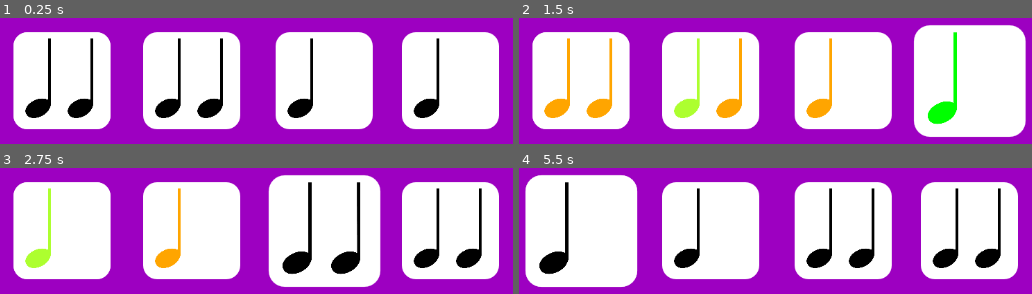
Above: before the commit, frames 1-4 (two rows, left to right).
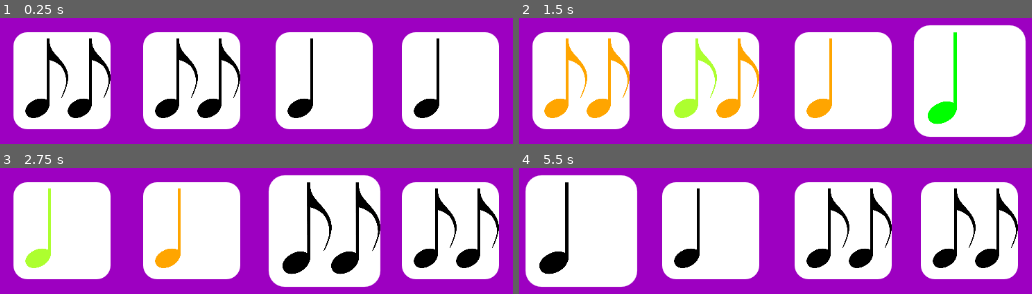
Above: after the commit, the same moments.

Repository: firesmoker/rhythmcards
Game: Godot game, scene res://game.tscn
Two runs of this game, one before a commit and one after it. Both use one fixed random seed, a clock stepped at 60 frames per second and the inputs below.
Inputs:
- Up to frame 1 (0.25 s): no input
- Up to frame 2 (1.5 s): hold Space (play) 0.53-1.28 s; tap Space (play) at 1.35 s
- Up to frame 3 (2.75 s): hold Space (play) from 2.03 s (still down)
- Up to frame 4 (5.5 s): release Space (play) at 2.78 s; tap Space (play) at 2.85, 4.35 s; hold Space (play) 3.53-4.28 s; tap Enter at 4.25 s; hold Space (play) from 5.03 s (still down)

The runs differ from the first frame. In frame 1, 2.9% of the frame differs, in the area x 2-47%, y 11-89%; in frame 2, 2.9%; in frame 3, 3.3%, in the area x 2-98%, y 11-89%; in frame 4, 3.0%.

Commit message:
dynamic note visuals

Diff:
--- a/game.tscn
+++ b/game.tscn
@@ -53,8 +53,6 @@
 next_notes = Array[float]([0.125, 0.125])
 beat_num = 4
 
-[node name="NoteCard5" parent="CanvasLayer" instance=ExtResource("2_e2o6t")]
-
 [node name="MusicPlayer" type="AudioStreamPlayer" parent="."]
 stream = ExtResource("3_feb5d")
 
--- a/scenes/note.tscn
+++ b/scenes/note.tscn
@@ -1,6 +1,8 @@
-[gd_scene load_steps=2 format=3 uid="uid://c21eil72ud0ue"]
+[gd_scene load_steps=4 format=3 uid="uid://c21eil72ud0ue"]
 
 [ext_resource type="Texture2D" uid="uid://bgps7v7d7tvj1" path="res://images/quarter-note2.png" id="1_t3yvt"]
+[ext_resource type="Script" uid="uid://dm7wmdgka23av" path="res://scripts/note.gd" id="2_1bnk6"]
+[ext_resource type="Texture2D" uid="uid://bko838ilhcqbr" path="res://images/eigth-note2.png" id="3_43c4j"]
 
 [node name="Note1" type="TextureRect"]
 modulate = Color(0, 0, 0, 1)
@@ -10,3 +12,6 @@
 offset_bottom = 156.0
 texture = ExtResource("1_t3yvt")
 expand_mode = 3
+script = ExtResource("2_1bnk6")
+quarter_image = ExtResource("1_t3yvt")
+single_eigth_image = ExtResource("3_43c4j")
--- /dev/null
+++ b/scripts/NoteCardDisplay.gd
@@ -0,0 +1,4 @@
+class_name NoteCardDisplay extends NoteCard
+
+func _process(delta: float) -> void:
+	pass
--- /dev/null
+++ b/scripts/note.gd
@@ -0,0 +1,29 @@
+class_name Note extends TextureRect
+
+@export var quarter_image: Texture2D
+@export var first_eigth_image: Texture2D
+@export var second_eigth_image: Texture2D
+@export var single_eigth_image: Texture2D
+
+@export_enum("note","rest") var type: String = "note"
+@export_enum("quarter","eigth-single","eigth-first","eigth-second",) var duration: String = "quarter"
+
+func _ready() -> void:
+	set_note()
+
+func set_note(note_duration: String = duration, note_type: String = type) -> void:
+	type = note_type
+	duration = note_duration
+	set_visual()
+
+func set_visual(note_type: String = type, note_duration: String = duration) -> void:
+	if note_type == "note":
+		match duration:
+			"quarter":
+				texture = quarter_image
+			"eigth-single":
+				texture = single_eigth_image
+			"eigth-first":
+				pass
+			"eigth-second":
+				pass
--- a/scripts/note_card.gd
+++ b/scripts/note_card.gd
@@ -1,8 +1,8 @@
 class_name NoteCard extends Panel
-@onready var note_1: TextureRect = $Note1
-@onready var note_2: TextureRect = $Note2
+@onready var note_1: Note = $Note1
+@onready var note_2: Note = $Note2
 @onready var deactivate_timer: Timer = $DeactivateTimer
-
+var display_card: bool = false
 @export var notes: Array[float]
 @export var next_notes: Array[float]
 var notes_dictionary: Dictionary
@@ -24,11 +24,20 @@
 	for note in notes_dictionary:
 		if notes_dictionary[note]["game_object"] != null:
 			notes_dictionary[note]["game_object"].visible = true
+			var note_duration: String
+			match notes_dictionary[note]["duration"]:
+				0.25:
+					note_duration = "quarter"
+				0.125:
+					note_duration = "eigth-single"
+			notes_dictionary[note]["game_object"].set_note(note_duration)
 
 
 func round_changed_effects(stage_index: int) -> void:
-	construct_notes_dictionary(extract_beat_notes_from_full_round(game.stage_note_arrays[stage_index]))
-	construct_notes_dictionary(extract_beat_notes_from_full_round(game.stage_note_arrays[stage_index + 1]),true)
+	if stage_index < game.stage_note_arrays.size():
+		construct_notes_dictionary(extract_beat_notes_from_full_round(game.stage_note_arrays[stage_index]))
+		if stage_index + 1 < game.stage_note_arrays.size():
+			construct_notes_dictionary(extract_beat_notes_from_full_round(game.stage_note_arrays[stage_index + 1]),true)
 	set_notes_visibility()
 	disable_deactivation_timer()
 
Binary file changed: images/eigth-note2.png
Not shown, added: scripts/NoteCardDisplay.gd.uid
Not shown, added: scripts/note.gd.uid
